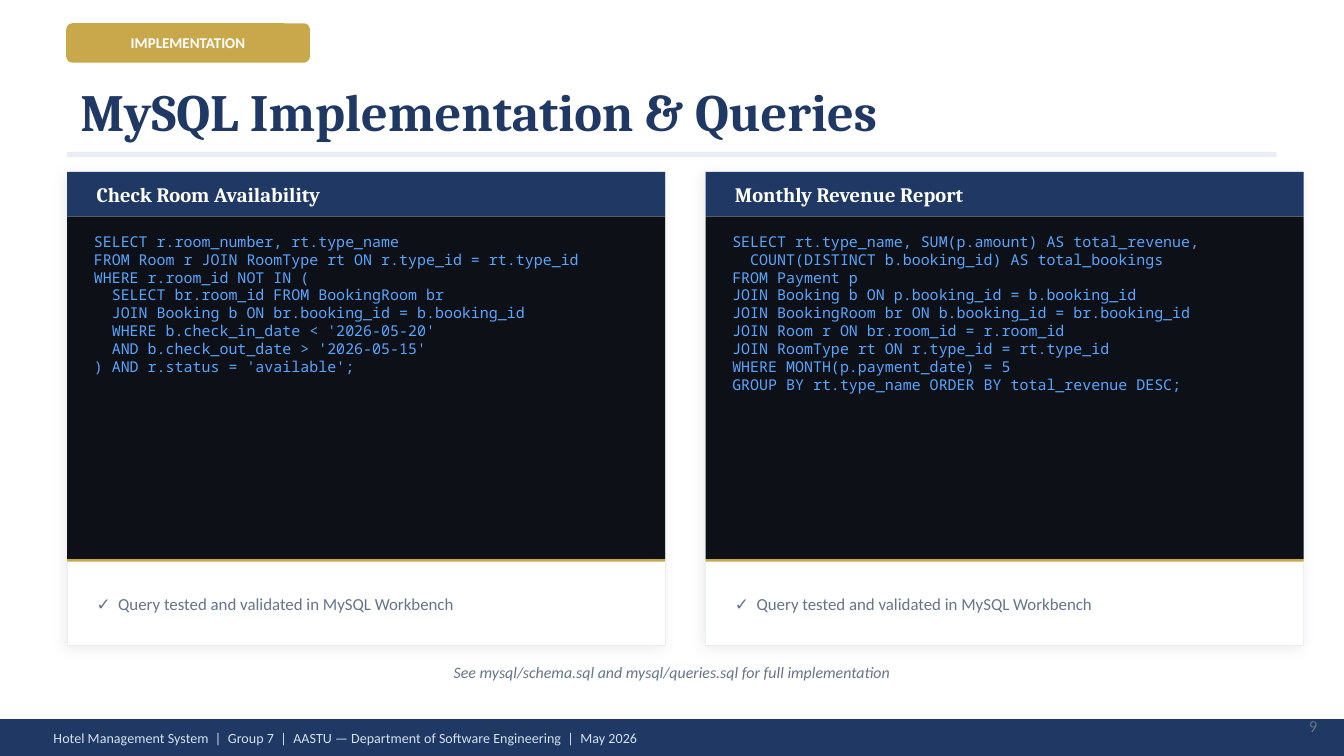
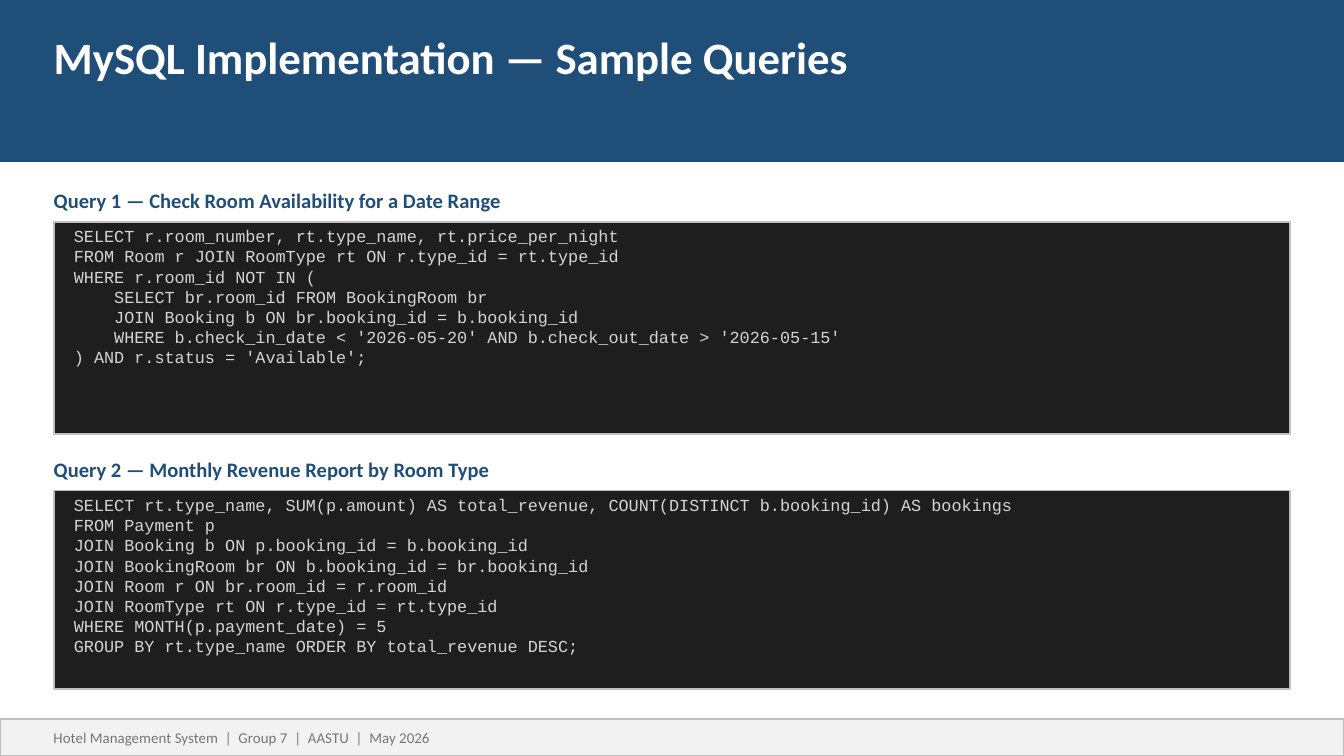
Before and after one commit to biruks-2006/AASTU-DB-Project-Group-7, a slide deck: slide 11 of docs/Group-7-Presentation.pptx (slide 9 before the commit). Drawn at 1344x756 pixels with LibreOffice and Linux fonts; fonts in the diff are those of the drawing. Boxes give left, top, right and bottom in pixels: in the first picture for what was removed or moved away, otherwise in the second. Text is boxed around its words. In the diff, an @@ line names an element or a change of style, - is before the commit and + after.

```diff
--- a/docs/Group-7-Presentation.pptx
+++ b/docs/Group-7-Presentation.pptx
@@ rectangle: place and size @@
-rectangle at <box>67,152,1277,157</box>
+rectangle at <box>0,0,1344,161</box>
@@ rectangle at <box>0,0,1344,161</box>: fill #E8EEF4 to #1F4E79; outline none to #1F4E79 1 pt @@
@@ rounded rectangle removed at <box>67,24,309,62</box> @@
@@ text at <box>54,42,848,81</box>: text changed; size 28 to 24 pt; font Cambria to Calibri; text colour #1F3864 to #FFFFFF @@
-MySQL Implementation & Queries
+MySQL Implementation — Sample Queries
@@ text removed at <box>131,38,245,48</box> @@
-IMPLEMENTATION
@@ rectangle removed at <box>67,172,665,645</box> @@
@@ rectangle removed at <box>67,172,665,216</box> @@
@@ rectangle removed at <box>706,172,1304,645</box> @@
@@ rectangle removed at <box>706,172,1304,216</box> @@
@@ text at <box>54,193,501,212</box>: text changed; font Cambria to Calibri; text colour #FFFFFF to #1F4E79 @@
-Check Room Availability
+Query 1 — Check Room Availability for a Date Range
@@ text removed at <box>735,187,963,207</box> @@
-Monthly Revenue Report
@@ rectangle added at <box>54,222,1290,434</box>, fill #1E1E1E, outline #BFBFBF 1 pt @@
@@ rectangle removed at <box>67,216,665,559</box> @@
@@ text at <box>74,230,619,246</box>: text changed; size 8 to 9 pt; font Noto Sans Mono to Courier New; text colour #58A6FF to #D4D4D4 @@
-SELECT r.room_number, rt.type_name
+SELECT r.room_number, rt.type_name, rt.price_per_night
@@ text "SELECT r.room_number, rt.type_name, rt.price_per_night": place and size @@
-text "SELECT r.room_number, rt.type_name, rt.price_per_night" at <box>94,235,579,374</box>
+text "SELECT r.room_number, rt.type_name, rt.price_per_night" at <box>74,230,841,366</box>
@@ rectangle removed at <box>706,216,1304,559</box> @@
@@ text at <box>74,250,619,327</box>: size 8 to 9 pt, font Noto Sans Mono to Courier New, text colour #58A6FF to #D4D4D4 in "FROM Room r JOIN RoomType rt ON ...", "WHERE r.room_id NOT IN (", "SELECT br.room_id FROM BookingRoom br", "JOIN Booking b ON br.booking_id = b.booking_id" @@
@@ text at <box>94,331,841,366</box>: text changed; size 8 to 9 pt; font Noto Sans Mono to Courier New; text colour #58A6FF to #D4D4D4 @@
-WHERE b.check_in_date < '2026-05-20'
-AND b.check_out_date > '2026-05-15'
-) AND r.status = 'available';
+WHERE b.check_in_date < '2026-05-20' AND b.check_out_date > '2026-05-15'
+) AND r.status = 'Available';
@@ text added at <box>54,462,489,481</box>, 11 pt, text #1F4E79, bold @@
+Query 2 — Monthly Revenue Report by Room Type
@@ rectangle added at <box>54,491,1290,689</box>, fill #1E1E1E, outline #BFBFBF 1 pt @@
@@ text at <box>74,499,1012,515</box>: text changed; size 8 to 9 pt; font Noto Sans Mono to Courier New; text colour #58A6FF to #D4D4D4 @@
-SELECT rt.type_name, SUM(p.amount) AS total_revenue,
-COUNT(DISTINCT b.booking_id) AS total_bookings
+SELECT rt.type_name, SUM(p.amount) AS total_revenue, COUNT(DISTINCT b.booking_id) AS bookings
@@ text "SELECT rt.type_name, SUM(p.amount) AS total_revenue, ...": place and size @@
-text "SELECT rt.type_name, SUM(p.amount) AS total_revenue, ..." at <box>732,235,1199,394</box>
+text "SELECT rt.type_name, SUM(p.amount) AS total_revenue, ..." at <box>74,499,1012,656</box>
@@ text at <box>74,520,588,656</box>: size 8 to 9 pt, font Noto Sans Mono to Courier New, text colour #58A6FF to #D4D4D4 in "FROM Payment p", "JOIN Booking b ON p.booking_id = b.booking_id", "JOIN BookingRoom br ON b.booking_id = br.booking_id", "JOIN Room r ON br.room_id = r.room_id" and 3 more places @@
@@ rectangle removed at <box>67,559,665,562</box> @@
@@ rectangle removed at <box>706,559,1304,562</box> @@
@@ text removed at <box>118,598,454,613</box> @@
-✓ Query tested and validated in MySQL Workbench
@@ text removed at <box>757,598,1092,613</box> @@
-✓ Query tested and validated in MySQL Workbench
@@ text removed at <box>454,667,890,681</box> @@
-See mysql/schema.sql and mysql/queries.sql for full implementation
@@ rectangle at <box>0,719,1344,756</box>: fill #1F3864 to #F2F2F2; outline none to #BFBFBF 1 pt @@
@@ text removed at <box>1309,718,1318,732</box> @@
-9
@@ text at <box>53,732,429,746</box>: text changed; size 7.5 to 8 pt; text colour #D6E4F0 to #767676 @@
-Hotel Management System | Group 7 | AASTU — Department of Software Engineering | May 2026
+Hotel Management System | Group 7 | AASTU | May 2026
```
Also in this commit, not shown: 6 other slides changed, 7 slides added, 6 slides removed, 1 other file.
